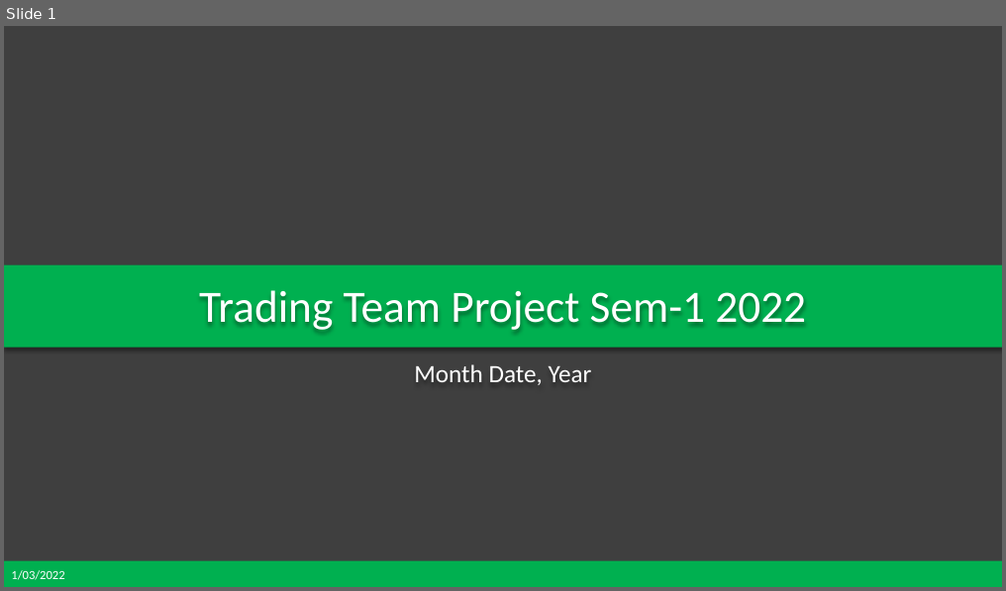
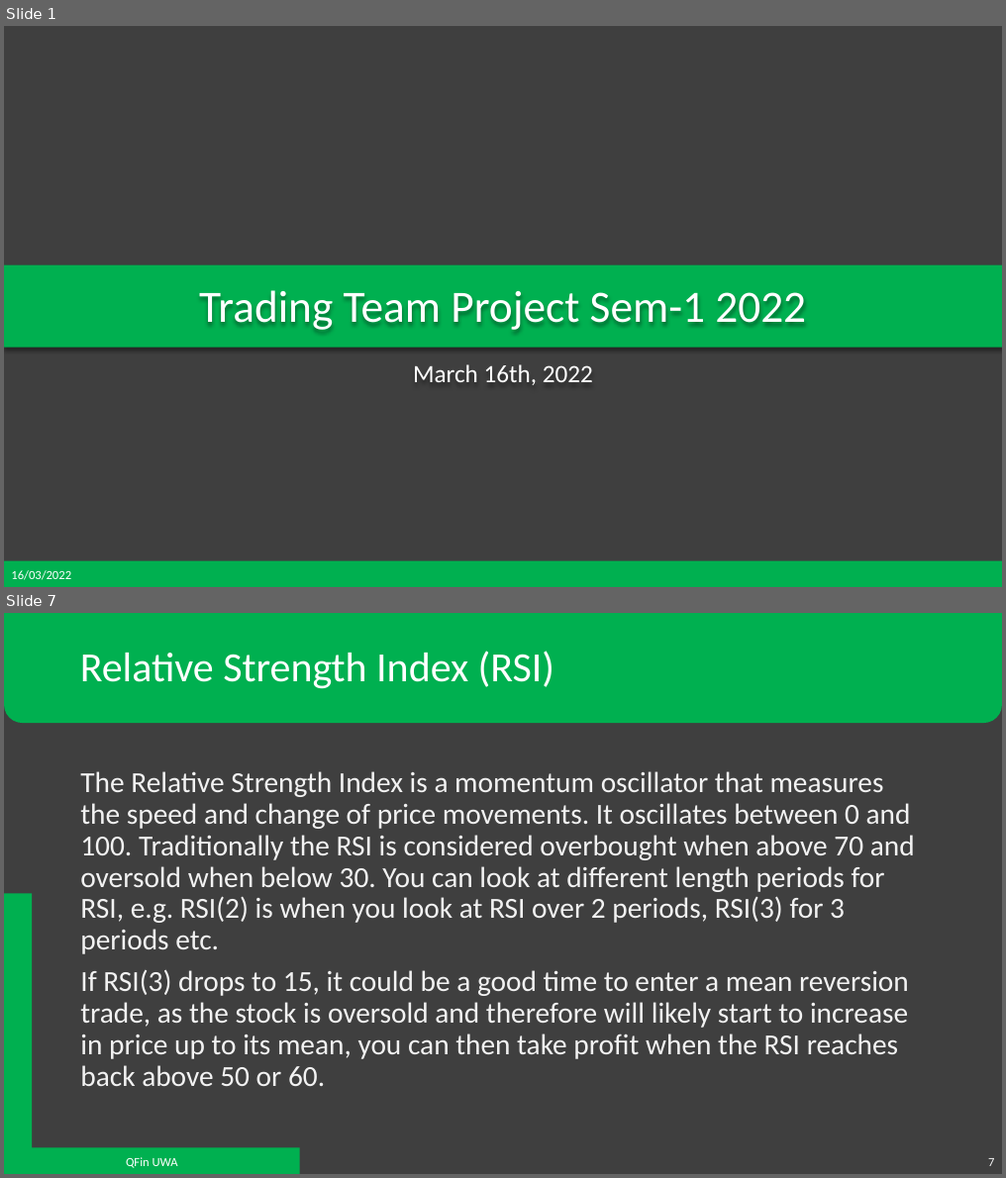
Before and after one commit to QFinUWA/Mean-Reversion-Trading-Team-Project-Semester-1-2022, a slide deck: Mean Reversion - Project Semester 1 2022.pptx. Shown one above the other, each under a label of ours: slide 1 before the commit, slides 1 and 7 after it; the slides between them are not shown. The pictures are 1006x591 and 1006x1178 pixels, drawn with LibreOffice and Linux fonts; fonts in the diff are those of the drawing; background and template pictures are left out. Boxes give left, top, right and bottom in pixels: in the first picture for what was removed or moved away, otherwise in the second. Text is boxed around its words. In the diff, an @@ line names an element or a change of style, - is before the commit and + after.

```diff
--- a/Mean Reversion - Project Semester 1 2022.pptx
+++ b/Mean Reversion - Project Semester 1 2022.pptx
@@ slide 7 added at <box>4,613,1002,1174</box>, background #3F3F3F @@
@@ round same rect added at <box>4,613,1002,723</box>, fill #00B050 @@
@@ title added at <box>80,651,554,689</box>, 40 pt, text #FFFFFF @@
+Relative Strength Index (RSI)
@@ text added at <box>80,771,915,1086</box>, 28 pt, text #F2F2F2 @@
+The Relative Strength Index is a momentum oscillator that measures the speed and change of price movements. It oscillates between 0 and 100. Traditionally the RSI is considered overbought when above 70 and oversold when below 30. You can look at different length periods for RSI, e.g. RSI(2) is when you look at RSI over 2 periods, RSI(3) for 3 periods etc.
+If RSI(3) drops to 15, it could be a good time to enter a mean reversion trade, as the stock is oversold and therefore will likely start to increase in price up to its mean, you can then take profit when the RSI reaches back above 50 or 60.
@@ corner added at <box>4,894,300,1174</box>, fill #00B050 @@
@@ text added at <box>126,1157,178,1168</box>, 12 pt, text #FFFFFF @@
+QFin UWA
@@ page number added at <box>988,1158,994,1166</box>, 12 pt, text #F2F2F2 @@
+7
@@ slide 1 changed as well @@
@@ subtitle at <box>413,365,593,385</box>: text changed @@
-Month Date, Year
+March 16th, 2022
@@ text at <box>11,570,71,580</box>: text changed @@
-1/03/2022
+16/03/2022
```
Also in this commit, not shown: 3 other slides changed, 6 other slides added, 2 slides removed.
